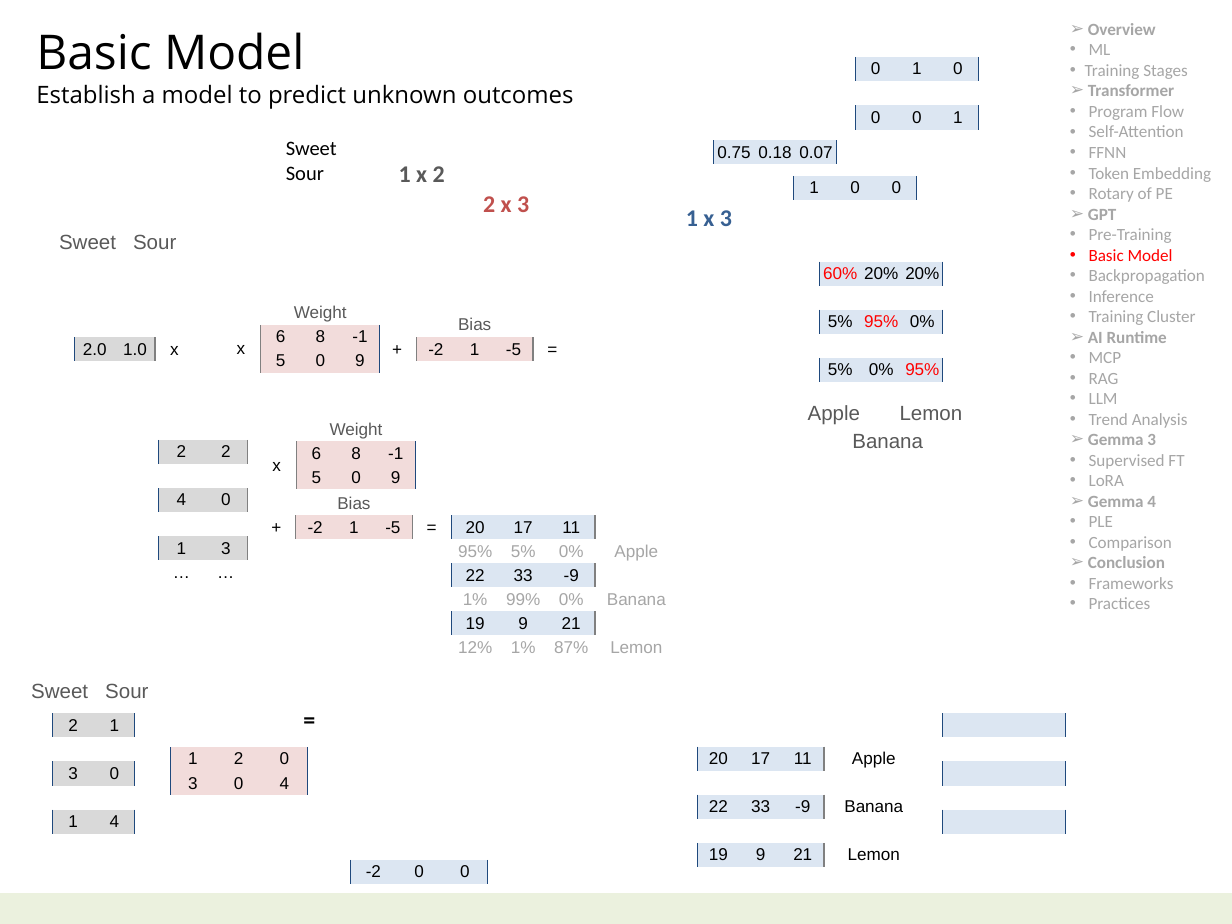
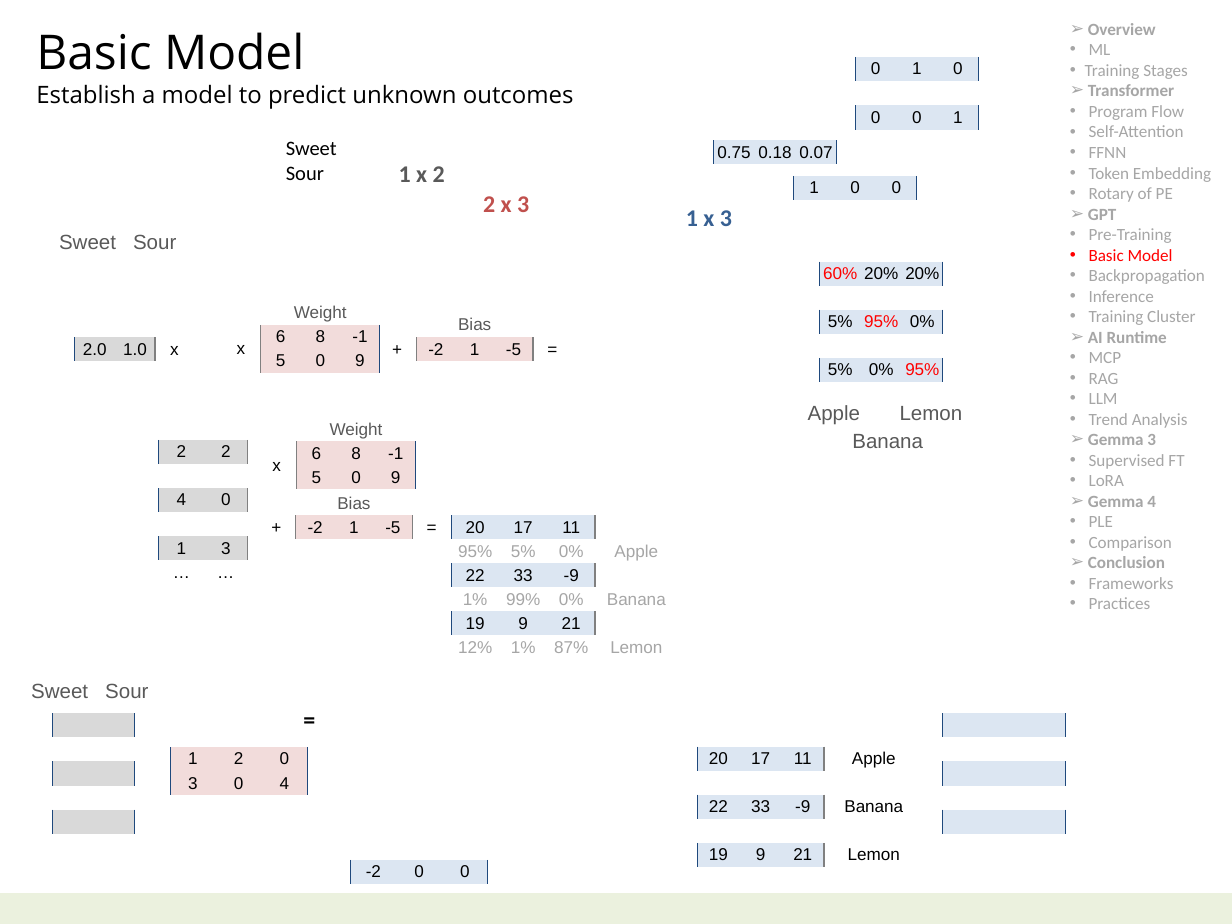
Before and after one commit to navibator/crazy-ai, a slide deck: slide 15 of ai.pptx. Drawn at 1232x924 pixels with LibreOffice and Linux fonts; fonts in the diff are those of the drawing. Boxes give left, top, right and bottom in pixels: in the first picture for what was removed or moved away, otherwise in the second. Text is boxed around its words. In the diff, an @@ line names an element or a change of style, - is before the commit and + after.

```diff
--- a/ai.pptx
+++ b/ai.pptx
@@ table at bbox=[53, 713, 134, 834] @@
-row 1: 2 | 1
-row 3: 3 | 0
-row 5: 1 | 4
+row 3:  | 
+row 4:  | 
+row 5:  | 
```
Also in this commit, not shown: 4 other slides changed, 1 other file.
